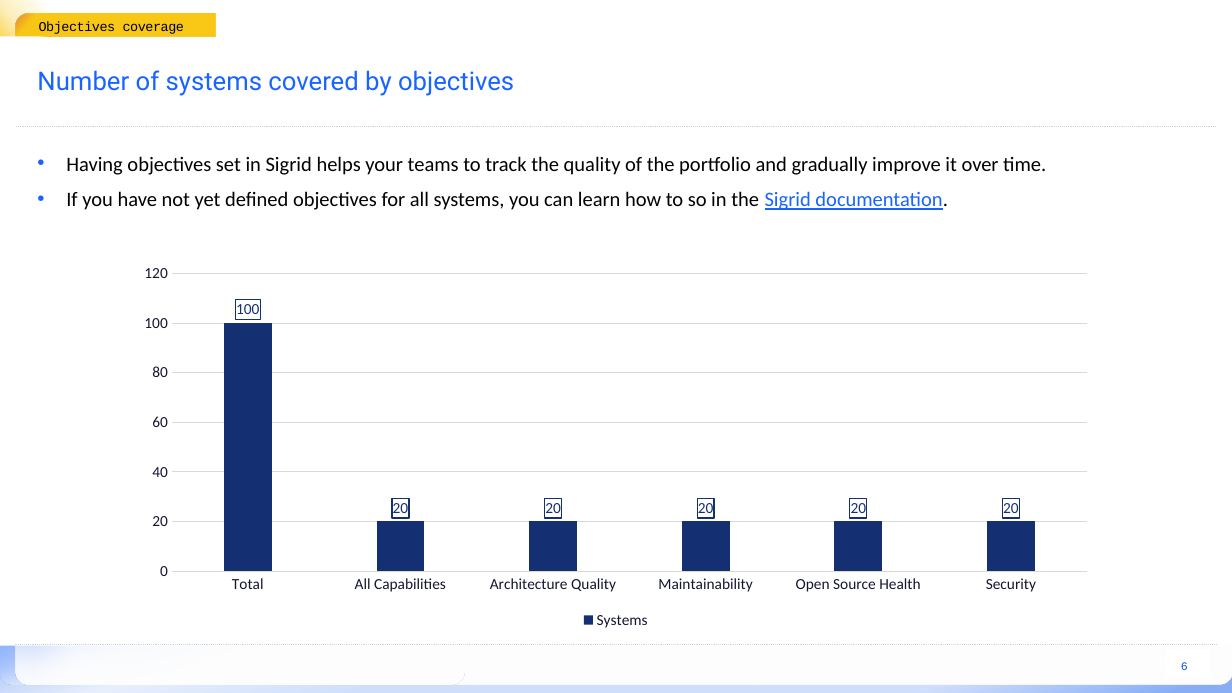
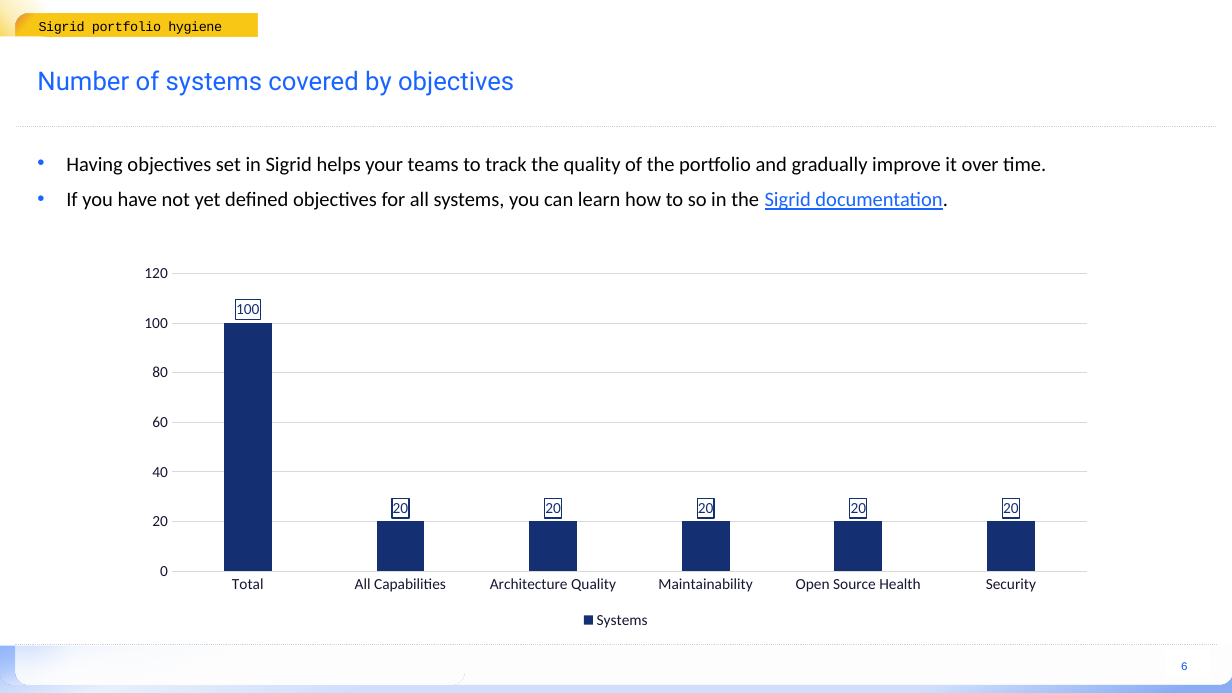
Before and after one commit to Sim007/sigrid-report-generator, a slide deck: slide 6 of src/report_generator/presets/templates/portfolio-baseline-report.pptx. Drawn at 1232x693 pixels with LibreOffice and Linux fonts; fonts in the diff are those of the drawing; background and template pictures are left out. Boxes give left, top, right and bottom in pixels: in the first picture for what was removed or moved away, otherwise in the second. Text is boxed around its words. In the diff, an @@ line names an element or a change of style, - is before the commit and + after.

```diff
--- a/src/report_generator/presets/templates/portfolio-baseline-report.pptx
+++ b/src/report_generator/presets/templates/portfolio-baseline-report.pptx
@@ text at (39,21,222,34): text changed @@
-Objectives coverage
+Sigrid portfolio hygiene
@@ text "Sigrid portfolio hygiene": place and size @@
-text "Sigrid portfolio hygiene" at (39,13,215,36)
+text "Sigrid portfolio hygiene" at (39,13,258,36)
```
Also in this commit, not shown: 6 other slides changed, 2 other files.
